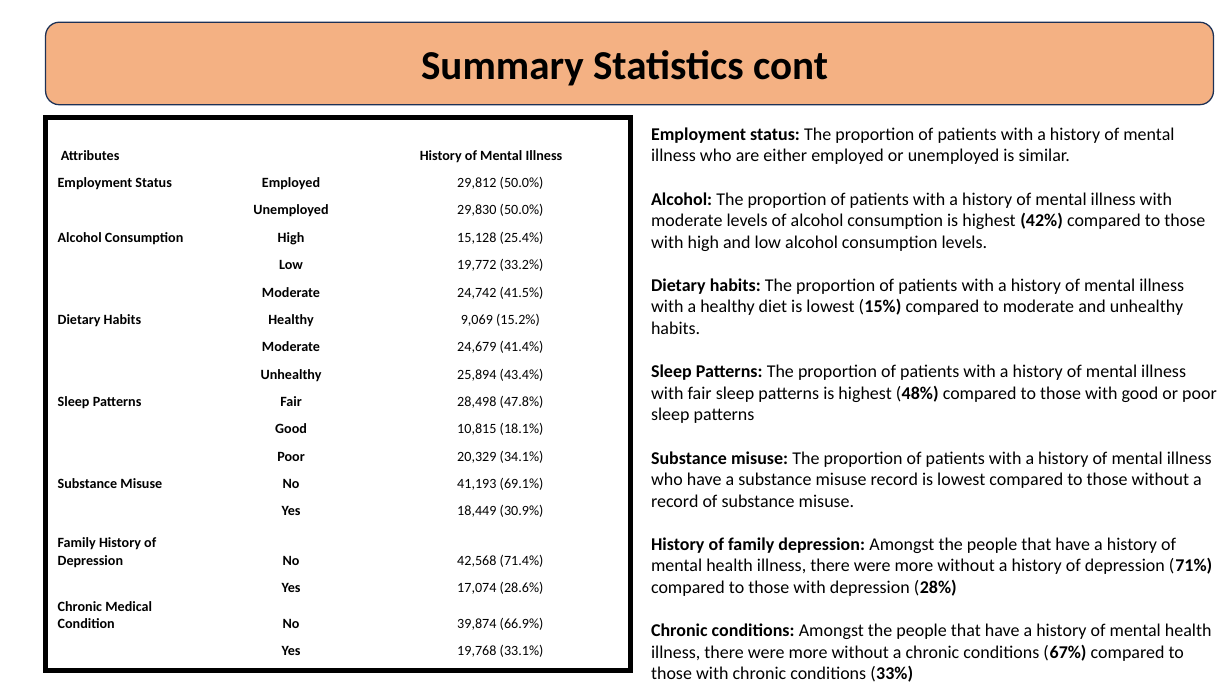
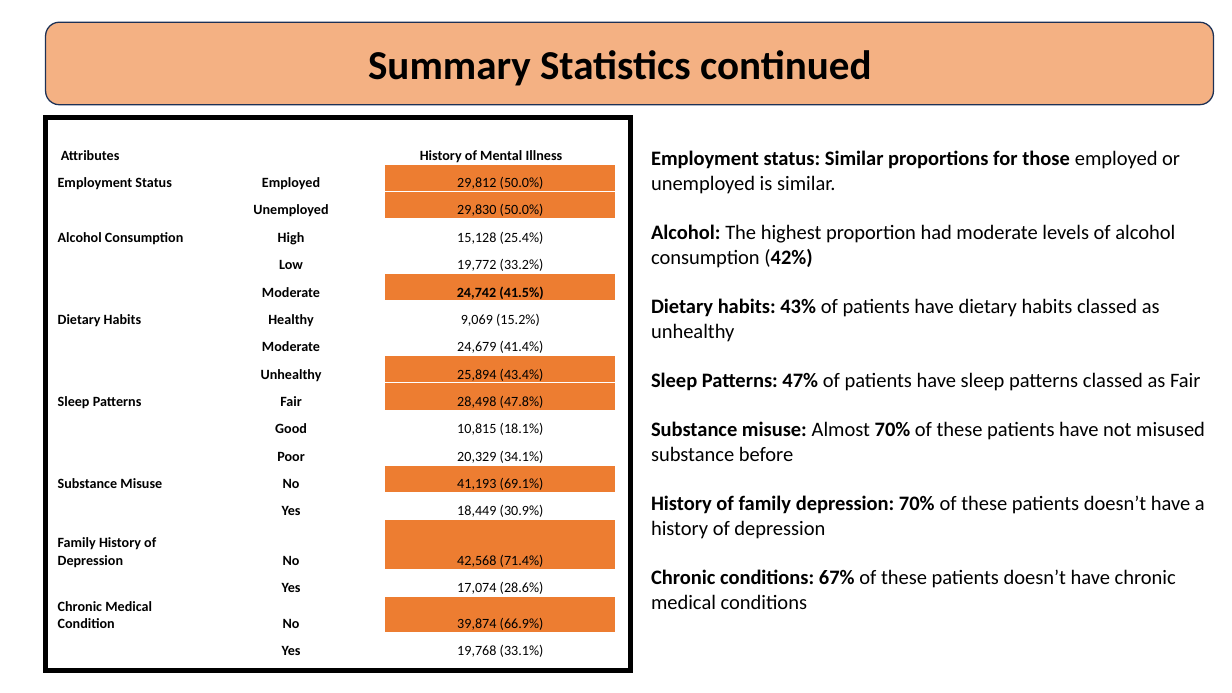
Before and after one commit to hnanji/PREDICTING-MH, a slide deck: slide 5 of reports/mental.health.pptx (slide 4 before the commit). Drawn at 1232x693 pixels with LibreOffice and Linux fonts; fonts in the diff are those of the drawing. Boxes give left, top, right and bottom in pixels: in the first picture for what was removed or moved away, otherwise in the second. Text is boxed around its words. In the diff, an @@ line names an element or a change of style, - is before the commit and + after.

```diff
--- a/reports/mental.health.pptx
+++ b/reports/mental.health.pptx
@@ text in rounded rectangle at [368, 50, 872, 86]: text changed @@
-Summary Statistics cont
+Summary Statistics continued
@@ table at [56, 137, 616, 661] @@
@@ fill #FFFFFF to #ED7D31 in 8 cells @@
@@ bold on in "24,742 (41.5%)" @@
@@ text at [651, 150, 1205, 609]: text changed; size 14 to 16 pt @@
-Employment status: The proportion of patients with a history of mental illness who are either employed or unemployed is similar.
-Alcohol: The proportion of patients with a history of mental illness with moderate levels of alcohol consumption is highest (42%) compared to those with high and low alcohol consumption levels.
-Dietary habits: The proportion of patients with a history of mental illness with a healthy diet is lowest (15%) compared to moderate and unhealthy habits.
-Sleep Patterns: The proportion of patients with a history of mental illness with fair sleep patterns is highest (48%) compared to those with good or poor sleep patterns
-Substance misuse: The proportion of patients with a history of mental illness who have a substance misuse record is lowest compared to those without a record of substance misuse.
-History of family depression: Amongst the people that have a history of mental health illness, there were more without a history of depression (71%) compared to those with depression (28%)
-Chronic conditions: Amongst the people that have a history of mental health illness, there were more without a chronic conditions (67%) compared to those with chronic conditions (33%)
+Employment status: Similar proportions for those employed or unemployed is similar.
+Alcohol: The highest proportion had moderate levels of alcohol consumption (42%)
+Dietary habits: 43% of patients have dietary habits classed as unhealthy
+Sleep Patterns: 47% of patients have sleep patterns classed as Fair
+Substance misuse: Almost 70% of these patients have not misused substance before
+History of family depression: 70% of these patients doesn’t have a history of depression
+Chronic conditions: 67% of these patients doesn’t have chronic medical conditions
```
Also in this commit, not shown: 16 other slides changed, 4 slides added, 2 slides removed.
